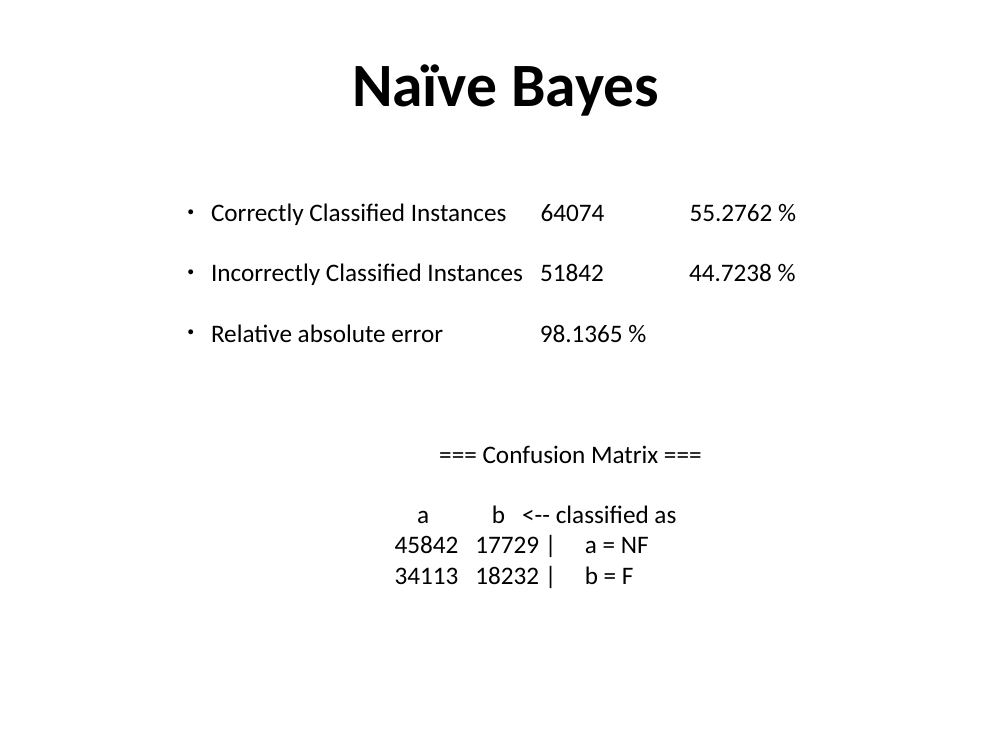
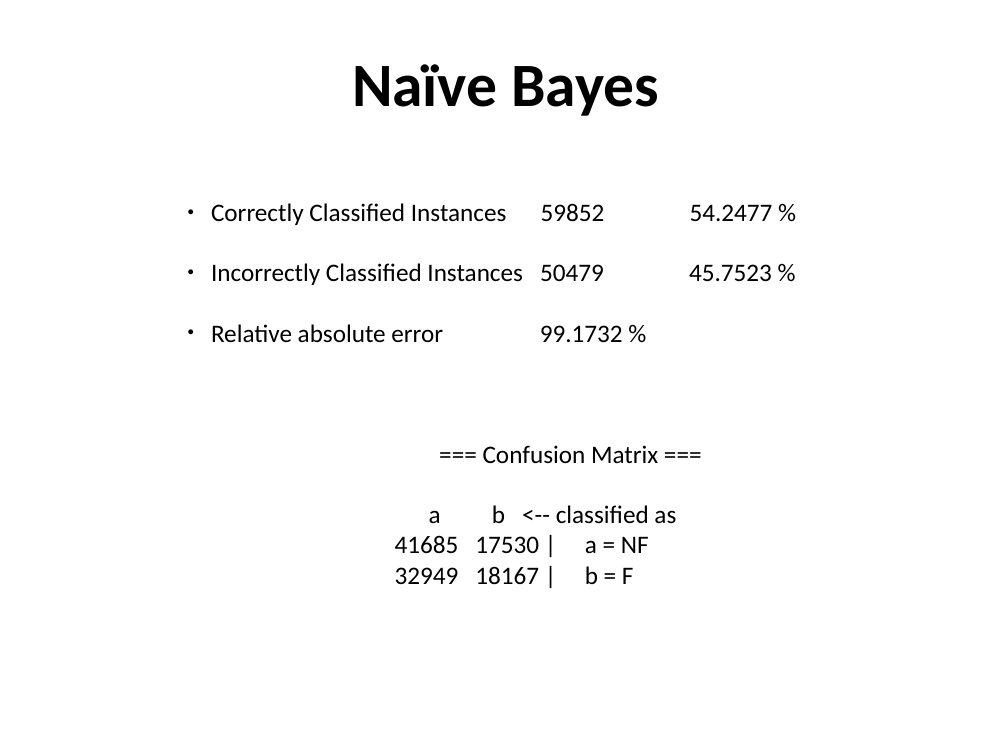
Before and after one commit to SRvSaha/Medical_Data_Analysis, a slide deck: slide 7 of Presentation/class_freq_2_drug.pptx. Drawn at 1008x756 pixels with LibreOffice and Linux fonts; fonts in the diff are those of the drawing. Boxes give left, top, right and bottom in pixels: in the first picture for what was removed or moved away, otherwise in the second. Text is boxed around its words. In the diff, an @@ line names an element or a change of style, - is before the commit and + after.

```diff
--- a/Presentation/class_freq_2_drug.pptx
+++ b/Presentation/class_freq_2_drug.pptx
@@ text at box(211, 203, 773, 343): text changed @@
-● Correctly Classified Instances 64074 55.2762 %
-● Incorrectly Classified Instances 51842 44.7238 %
-● Relative absolute error 98.1365 %
+● Correctly Classified Instances 59852 54.2477 %
+● Incorrectly Classified Instances 50479 45.7523 %
+● Relative absolute error 99.1732 %
@@ text at box(395, 535, 649, 585): text changed @@
-        45842 17729 | a = NF
-        34113 18232 | b = F
+        41685 17530 | a = NF
+        32949 18167 | b = F
```
Also in this commit, not shown: 10 other slides changed, 1 other file.
